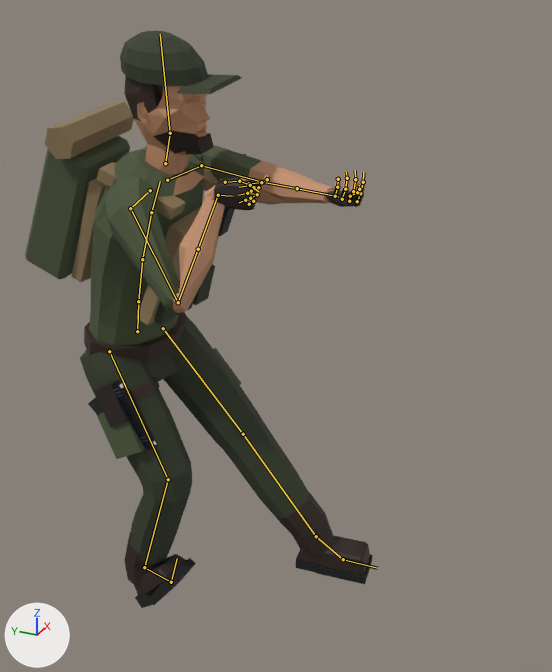
What one commit did to the glTF model output/survivors/unarmed/jake_male_unarmed.glb.
Both versions are drawn from a 50 mm lens placed at (-1.711, -0.839, 1.846), pointed at (0.012, -0.063, 0.984). Arrows for +X, +Y and +Z are at lower left; the lights stay in place. The first picture is the older version. Both versions are drawn at frame 0 of the action 'Rifle_Crouch_Aim'; the numbers are the values there. The bones that change, and the others that lie on the model, are drawn over the model as lines.

In view in the first picture: 'Jake_Male_Backpack', 'Jake_Male_Body', 'Jake_Male_Holster_Pistol'.
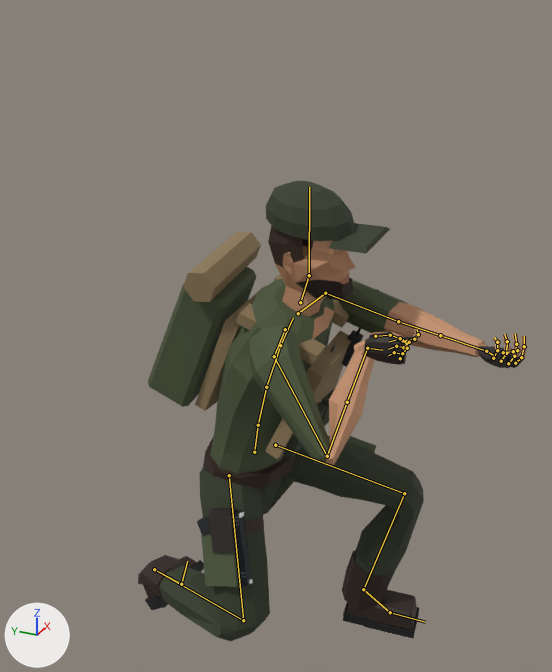
The change, as a list of edits to the scene's bpy script:
```text
Change bone_mixamorig_hips:
    where bone_mixamorig_hips = bpy.data.objects['Jake_Male_Armature'].pose.bones['mixamorig:Hips']
    bone_mixamorig_hips.location: (0.0, 0.0, -0.378) -> (0.0, -0.337, -0.017)
Change bone_mixamorig_leftupleg:
    where bone_mixamorig_leftupleg = bpy.data.objects['Jake_Male_Armature'].pose.bones['mixamorig:LeftUpLeg']  # child of 'mixamorig:Hips'
    bone_mixamorig_leftupleg.rotation_quaternion: (-0.895, -0.424, 0.133, -0.042) -> (-0.717, -0.655, 0.008, -0.237)  # degrees (51, -16, -2) -> degrees (81, -19, 20)
Change bone_mixamorig_leftleg:
    where bone_mixamorig_leftleg = bpy.data.objects['Jake_Male_Armature'].pose.bones['mixamorig:LeftLeg']  # child of 'mixamorig:LeftUpLeg'
    bone_mixamorig_leftleg.rotation_quaternion: (1.0, 0.019, -0.001, -0.002) -> (0.705, -0.673, -0.108, -0.194)  # degrees (2, 0, 0) -> degrees (-86, -24, -8)
Change bone_mixamorig_leftfoot:
    where bone_mixamorig_leftfoot = bpy.data.objects['Jake_Male_Armature'].pose.bones['mixamorig:LeftFoot']  # child of 'mixamorig:LeftLeg'
    bone_mixamorig_leftfoot.rotation_quaternion: (0.934, -0.353, -0.027, 0.047) -> (0.994, 0.096, -0.021, 0.051)  # degrees (-41, -1, 6) -> degrees (11, -3, 6)
Change bone_mixamorig_rightupleg:
    where bone_mixamorig_rightupleg = bpy.data.objects['Jake_Male_Armature'].pose.bones['mixamorig:RightUpLeg']  # child of 'mixamorig:Hips'
    bone_mixamorig_rightupleg.rotation_quaternion: (0.926, 0.346, -0.147, -0.044) -> (0.935, 0.257, -0.145, -0.198)  # degrees (42, -14, -11) -> degrees (33, -10, -27)
Change bone_mixamorig_rightleg:
    where bone_mixamorig_rightleg = bpy.data.objects['Jake_Male_Armature'].pose.bones['mixamorig:RightLeg']  # child of 'mixamorig:RightUpLeg'
    bone_mixamorig_rightleg.rotation_quaternion: (0.929, -0.36, 0.005, 0.082) -> (0.539, -0.468, -0.338, 0.613)  # degrees (-42, 4, 9) -> degrees (-70, 12, 89)
Change bone_mixamorig_rightfoot:
    where bone_mixamorig_rightfoot = bpy.data.objects['Jake_Male_Armature'].pose.bones['mixamorig:RightFoot']  # child of 'mixamorig:RightLeg'
    bone_mixamorig_rightfoot.rotation_quaternion: (0.901, 0.424, 0.019, -0.088) -> (0.488, 0.681, -0.276, -0.472)  # degrees (50, 6, -8) -> degrees (95, 22, -64)
```

Where the change shows, as pixel boxes (x1, y1, x2, y2) in the pictures (552 x 672 px):
'Jake_Male_Body', posed (29% wider, 20% shorter)
    before: (72, 31, 373, 608)
    after: (138, 181, 527, 641)
'Jake_Male_Backpack', posed
    before: (25, 102, 134, 279)
    after: (148, 232, 261, 407)
'Jake_Male_Holster_Pistol', posed (19% narrower, 10% taller)
    before: (88, 381, 157, 450)
    after: (197, 510, 253, 586)
bone 'mixamorig:Hips', root to tip
    before: (137, 331) to (138, 301)
    after: (254, 452) to (258, 425)
bone 'mixamorig:LeftUpLeg', root to tip
    before: (163, 328) to (243, 434)
    after: (275, 445) to (404, 493)
bone 'mixamorig:LeftLeg', root to tip
    before: (243, 434) to (316, 536)
    after: (404, 493) to (363, 589)
bone 'mixamorig:LeftFoot', root to tip
    before: (316, 536) to (343, 559)
    after: (363, 589) to (390, 612)
bone 'mixamorig:RightUpLeg', root to tip
    before: (109, 351) to (168, 479)
    after: (229, 475) to (243, 620)
bone 'mixamorig:RightLeg', root to tip
    before: (168, 479) to (144, 567)
    after: (243, 620) to (154, 569)
bone 'mixamorig:RightFoot', root to tip
    before: (144, 567) to (171, 582)
    after: (154, 569) to (181, 584)
